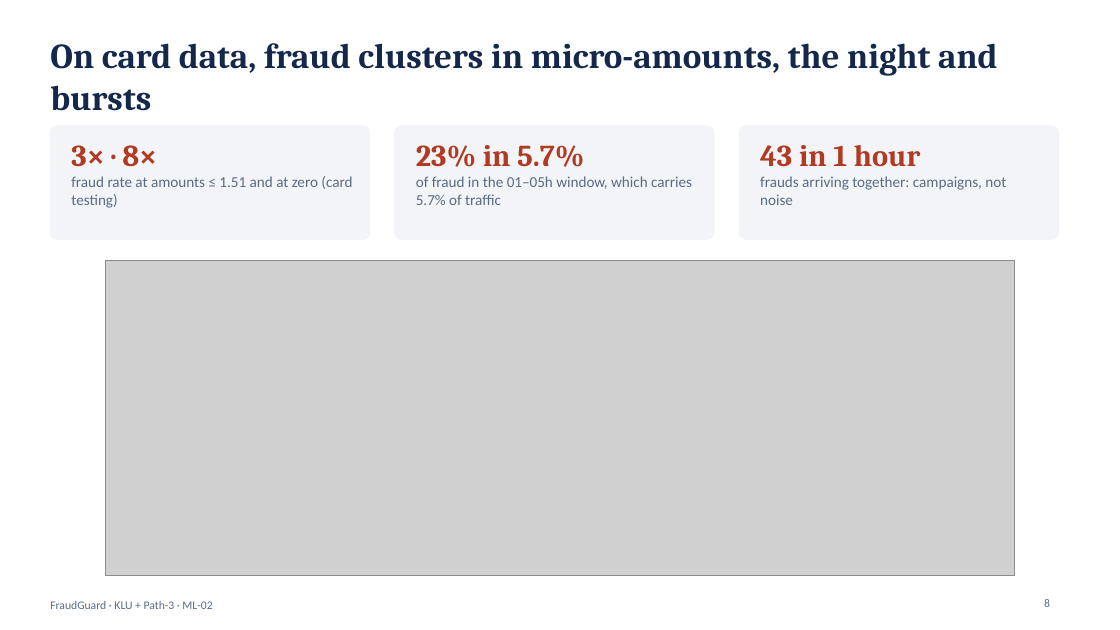
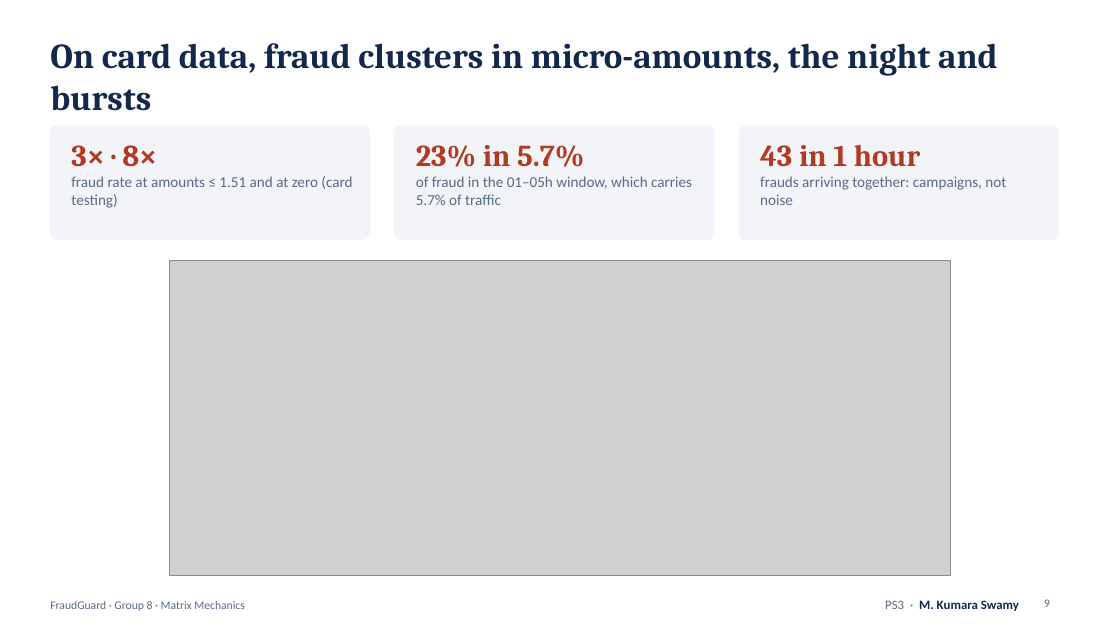
Before and after one commit to naishadhvytla/hackathon01calibo, a slide deck: slide 9 of docs/FraudGuard_Presentation.pptx (slide 8 before the commit). Drawn at 1120x630 pixels with LibreOffice and Linux fonts; fonts in the diff are those of the drawing; grey boxes stand for pictures. Boxes give left, top, right and bottom in pixels: in the first picture for what was removed or moved away, otherwise in the second. Text is boxed around its words. In the diff, an @@ line names an element or a change of style, - is before the commit and + after.

Commit message:
Team details, live URL, PS ownership; fix overlapping chart titles
- Group 8 · Matrix Mechanics, members and https://calibofraudguard.netlify.app/ in the deck, all Word documents, README, notebook, web app and Streamlit demo
- Problem-statement owners: PS1-2 N. Varshitha, PS3-4 M. Kumara Swamy, PS5-6 V. Naishadh, PS7-8 M. Suman Srinivas
- Deck: new team/ownership slide, presenter named on every slide, placeholders replaced, demo screenshots retaken (27 slides)
- Figures: super-titles moved above panel titles (fixes overlap on the fraud-by-amount/hour slide and six other charts); notebooks re-executed, every number unchanged
- README .docx: code blocks and table widths readable

```diff
--- a/docs/FraudGuard_Presentation.pptx
+++ b/docs/FraudGuard_Presentation.pptx
@@ picture: place and size @@
-picture at <box>106,260,1015,576</box>
+picture at <box>170,260,950,576</box>
@@ text at <box>50,601,245,611</box>: text changed @@
-FraudGuard · KLU + Path-3 · ML-02
+FraudGuard · Group 8 · Matrix Mechanics
@@ text added at <box>885,600,1019,611</box>, 11 pt, text #14284B, bold @@
+PS3 · M. Kumara Swamy
```
Also in this commit, not shown: 25 other slides changed, 1 slide added, 32 other files.
